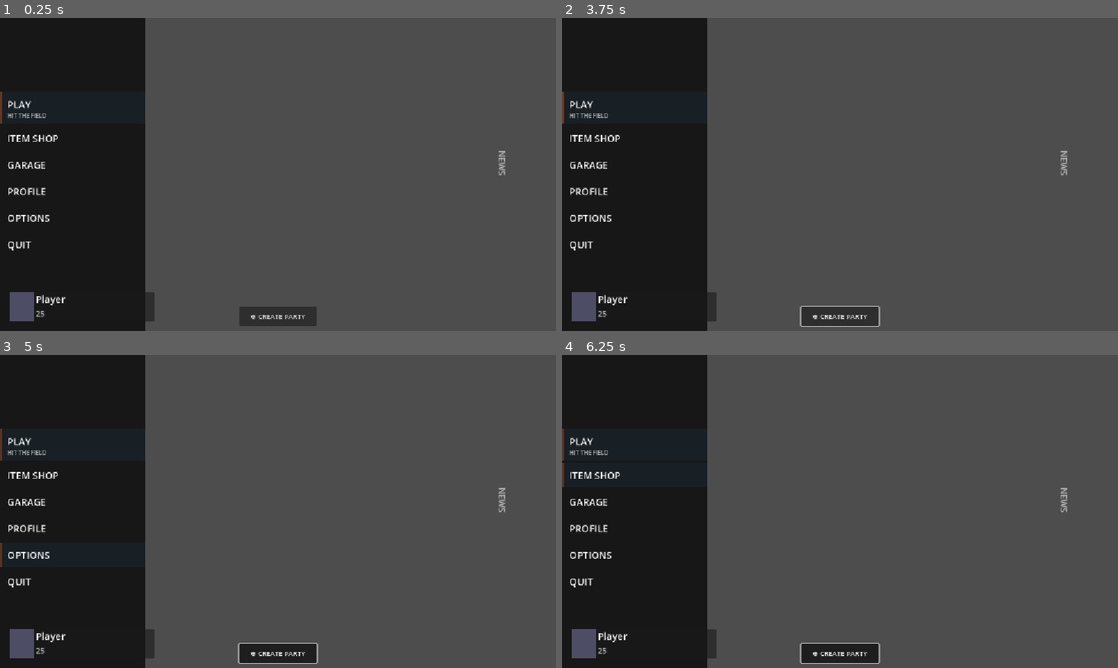
Above: before the commit, frames 1-4 (two rows, left to right).
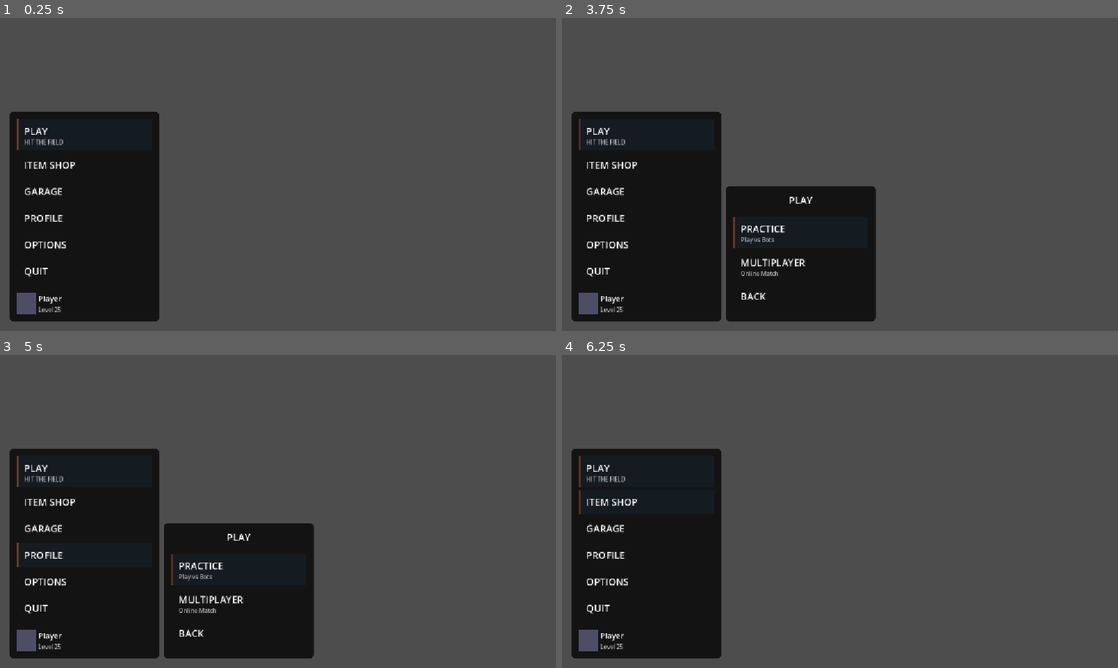
Above: after the commit, the same moments.

Repository: wize-logic/realmarble2
Game: Godot game, scene res://rl_main_menu.tscn
Same seed, same stepped clock (60 frames per second), same inputs: the game is played once before the commit and once after it. This scene is started directly instead of the project's main scene.
Inputs (mouse positions are in pixels of both pictures, inside the frame that each line leads up to):
- Up to frame 1 (0.25 s): no input
- Up to frame 2 (3.75 s): click (840, 315) at 0.5 s, where only the run before the commit has a clickable "⊕ CREATE PARTY"; tap Enter (ui_accept) at 1.25, 2.27, 2.3, 2.57 s; move the mouse to (634, 108) at 1.27 s; hold D (right) 1.28-2.03 s; hold Enter (ui_accept) 1.28-2.03 s; click (634, 108) at 1.42 s; move the mouse to (634, 136) at 2.02 s; hold Down (ui_down) 2.03-2.78 s; tap C (capture) at 2.1 s; click (634, 136) at 2.17 s; tap F (respawn) at 2.75 s; move the mouse to (634, 165) at 2.77 s; hold D (right) 2.78-3.53 s; hold Enter (ui_accept) 2.78-3.53 s; tap E (use_ability) at 2.85 s; click (634, 165) at 2.92 s; move the mouse to (634, 190) at 3.52 s; hold Up (ui_up) from 3.53 s (still down); tap Space at 3.6 s; click (634, 190) at 3.67 s
- Up to frame 3 (5 s): tap Enter (ui_accept) at 3.77, 3.8, 4.07 s; move the mouse to (72, 555) at 4.27 s; release Up (ui_up) at 4.28 s; hold A (left) from 4.28 s (still down); hold Enter (ui_accept) from 4.28 s (still down); tap O at 4.35 s; click (72, 555) at 4.42 s
- Up to frame 4 (6.25 s): tap F (respawn) at 5 s; move the mouse to (634, 580) at 5.02 s; release Enter (ui_accept) at 5.03 s; tap Shift at 5.1 s; click (634, 580) at 5.17 s; tap Enter (ui_accept) at 5.27, 5.3, 5.57 s; move the mouse to (867, 511) at 5.77 s; release A (left) at 5.78 s; hold Down (ui_down) from 5.78 s (still down); hold Enter (ui_accept) from 5.78 s (still down); click (867, 511) at 5.92 s

The runs differ from the first frame. In frame 1, 14% of the frame differs, in the area x 0-91%, y 0-100%; in frame 2, 25%; in frame 3, 24%; in frame 4, 14%.

Commit message:
Fix menu issues: flickering, positioning, and play button submenu
Fixes:
- Fixed button flickering by using property setters instead of _process()
- Menu now positioned in bottom left corner only (300x280 size)
- Menu takes up medium-sized portion instead of full sidebar
- Removed CREATE PARTY button
- Removed NEWS label
- Play button now opens submenu with PRACTICE and MULTIPLAYER options
- Submenu appears next to main menu with proper focus management
- Press ESC/Cancel to go back from submenu
- Player info (name/level) integrated into bottom of main menu

Play Submenu Options:
- PRACTICE: Play vs Bots (subtitle "Play vs Bots")
- MULTIPLAYER: Online Match (subtitle "Online Match")
- BACK: Return to main menu

Navigation:
- Works with keyboard arrows and gamepad D-pad
- Enter/A button to select
- ESC/B button to go back from submenu
- Focus properly switches between main menu and submenu

Diff:
--- a/rl_main_menu.tscn
+++ b/rl_main_menu.tscn
@@ -4,7 +4,11 @@
 [ext_resource type="PackedScene" uid="uid://rl_menu_button" path="res://rl_menu_button.tscn" id="2"]
 
 [sub_resource type="StyleBoxFlat" id="StyleBoxFlat_sidebar"]
-bg_color = Color(0, 0, 0, 0.7)
+bg_color = Color(0, 0, 0, 0.75)
+corner_radius_top_left = 8
+corner_radius_top_right = 8
+corner_radius_bottom_right = 8
+corner_radius_bottom_left = 8
 
 [sub_resource type="StyleBoxFlat" id="StyleBoxFlat_music"]
 bg_color = Color(0, 0, 0, 0.8)
@@ -28,117 +32,137 @@
 mouse_filter = 2
 script = ExtResource("1")
 
-[node name="LeftSidebar" type="PanelContainer" parent="."]
-layout_mode = 1
-anchors_preset = 9
-anchor_bottom = 1.0
-offset_right = 300.0
-grow_vertical = 2
+[node name="BottomLeftMenu" type="PanelContainer" parent="."]
+layout_mode = 1
+anchors_preset = 2
+anchor_top = 1.0
+anchor_bottom = 1.0
+offset_left = 20.0
+offset_top = -300.0
+offset_right = 320.0
+offset_bottom = -20.0
+grow_vertical = 0
 theme_override_styles/panel = SubResource("StyleBoxFlat_sidebar")
 
-[node name="MenuButtons" type="VBoxContainer" parent="LeftSidebar"]
-layout_mode = 2
-size_flags_vertical = 4
+[node name="MarginContainer" type="MarginContainer" parent="BottomLeftMenu"]
+layout_mode = 2
+theme_override_constants/margin_left = 15
+theme_override_constants/margin_top = 15
+theme_override_constants/margin_right = 15
+theme_override_constants/margin_bottom = 15
+
+[node name="VBoxContainer" type="VBoxContainer" parent="BottomLeftMenu/MarginContainer"]
+layout_mode = 2
+theme_override_constants/separation = 8
+
+[node name="MenuButtons" type="VBoxContainer" parent="BottomLeftMenu/MarginContainer/VBoxContainer"]
+layout_mode = 2
 theme_override_constants/separation = 5
 
-[node name="PlayButton" parent="LeftSidebar/MenuButtons" instance=ExtResource("2")]
+[node name="PlayButton" parent="BottomLeftMenu/MarginContainer/VBoxContainer/MenuButtons" instance=ExtResource("2")]
 layout_mode = 2
 button_text = "PLAY"
 subtitle_text = "HIT THE FIELD"
 is_highlighted = true
 
-[node name="ItemShopButton" parent="LeftSidebar/MenuButtons" instance=ExtResource("2")]
+[node name="ItemShopButton" parent="BottomLeftMenu/MarginContainer/VBoxContainer/MenuButtons" instance=ExtResource("2")]
 layout_mode = 2
 button_text = "ITEM SHOP"
 
-[node name="GarageButton" parent="LeftSidebar/MenuButtons" instance=ExtResource("2")]
+[node name="GarageButton" parent="BottomLeftMenu/MarginContainer/VBoxContainer/MenuButtons" instance=ExtResource("2")]
 layout_mode = 2
 button_text = "GARAGE"
 
-[node name="ProfileButton" parent="LeftSidebar/MenuButtons" instance=ExtResource("2")]
+[node name="ProfileButton" parent="BottomLeftMenu/MarginContainer/VBoxContainer/MenuButtons" instance=ExtResource("2")]
 layout_mode = 2
 button_text = "PROFILE"
 
-[node name="OptionsButton" parent="LeftSidebar/MenuButtons" instance=ExtResource("2")]
+[node name="OptionsButton" parent="BottomLeftMenu/MarginContainer/VBoxContainer/MenuButtons" instance=ExtResource("2")]
 layout_mode = 2
 button_text = "OPTIONS"
 
-[node name="QuitButton" parent="LeftSidebar/MenuButtons" instance=ExtResource("2")]
+[node name="QuitButton" parent="BottomLeftMenu/MarginContainer/VBoxContainer/MenuButtons" instance=ExtResource("2")]
 layout_mode = 2
 button_text = "QUIT"
 
-[node name="BottomLeft" type="Control" parent="."]
+[node name="HSeparator" type="HSeparator" parent="BottomLeftMenu/MarginContainer/VBoxContainer"]
+layout_mode = 2
+
+[node name="PlayerInfo" type="HBoxContainer" parent="BottomLeftMenu/MarginContainer/VBoxContainer"]
+layout_mode = 2
+
+[node name="Avatar" type="ColorRect" parent="BottomLeftMenu/MarginContainer/VBoxContainer/PlayerInfo"]
+custom_minimum_size = Vector2(40, 40)
+layout_mode = 2
+color = Color(0.3, 0.3, 0.4, 1)
+
+[node name="VBox" type="VBoxContainer" parent="BottomLeftMenu/MarginContainer/VBoxContainer/PlayerInfo"]
+layout_mode = 2
+size_flags_horizontal = 3
+
+[node name="PlayerName" type="Label" parent="BottomLeftMenu/MarginContainer/VBoxContainer/PlayerInfo/VBox"]
+layout_mode = 2
+theme_override_colors/font_color = Color(1, 1, 1, 1)
+theme_override_font_sizes/font_size = 16
+text = "Player"
+
+[node name="Level" type="Label" parent="BottomLeftMenu/MarginContainer/VBoxContainer/PlayerInfo/VBox"]
+layout_mode = 2
+theme_override_colors/font_color = Color(0.7, 0.7, 0.7, 1)
+theme_override_font_sizes/font_size = 12
+text = "Level 25"
+
+[node name="PlaySubmenu" type="PanelContainer" parent="."]
+visible = false
 layout_mode = 1
 anchors_preset = 2
 anchor_top = 1.0
 anchor_bottom = 1.0
-offset_top = -120.0
-offset_right = 350.0
-grow_vertical = 0
-
-[node name="PlayerCard" type="PanelContainer" parent="BottomLeft"]
-layout_mode = 1
-anchors_preset = 2
-anchor_top = 1.0
-anchor_bottom = 1.0
-offset_left = 20.0
-offset_top = -80.0
-offset_right = 320.0
+offset_left = 340.0
+offset_top = -300.0
+offset_right = 640.0
 offset_bottom = -20.0
 grow_vertical = 0
-
-[node name="HBox" type="HBoxContainer" parent="BottomLeft/PlayerCard"]
-layout_mode = 2
-
-[node name="Avatar" type="ColorRect" parent="BottomLeft/PlayerCard/HBox"]
-custom_minimum_size = Vector2(50, 50)
-layout_mode = 2
-color = Color(0.3, 0.3, 0.4, 1)
-
-[node name="VBox" type="VBoxContainer" parent="BottomLeft/PlayerCard/HBox"]
-layout_mode = 2
-size_flags_horizontal = 3
-
-[node name="PlayerName" type="Label" parent="BottomLeft/PlayerCard/HBox/VBox"]
+theme_override_styles/panel = SubResource("StyleBoxFlat_sidebar")
+
+[node name="MarginContainer" type="MarginContainer" parent="PlaySubmenu"]
+layout_mode = 2
+theme_override_constants/margin_left = 15
+theme_override_constants/margin_top = 15
+theme_override_constants/margin_right = 15
+theme_override_constants/margin_bottom = 15
+
+[node name="VBoxContainer" type="VBoxContainer" parent="PlaySubmenu/MarginContainer"]
+layout_mode = 2
+theme_override_constants/separation = 8
+
+[node name="TitleLabel" type="Label" parent="PlaySubmenu/MarginContainer/VBoxContainer"]
 layout_mode = 2
 theme_override_colors/font_color = Color(1, 1, 1, 1)
 theme_override_font_sizes/font_size = 20
-text = "Player"
-
-[node name="Level" type="Label" parent="BottomLeft/PlayerCard/HBox/VBox"]
-layout_mode = 2
-theme_override_colors/font_color = Color(0.8, 0.8, 0.8, 1)
-theme_override_font_sizes/font_size = 16
-text = "25"
-
-[node name="BottomCenter" type="Control" parent="."]
-layout_mode = 1
-anchors_preset = 7
-anchor_left = 0.5
-anchor_top = 1.0
-anchor_right = 0.5
-anchor_bottom = 1.0
-offset_left = -100.0
-offset_top = -60.0
-offset_right = 100.0
-grow_horizontal = 2
-grow_vertical = 0
-
-[node name="CreatePartyButton" type="Button" parent="BottomCenter"]
-layout_mode = 1
-anchors_preset = 8
-anchor_left = 0.5
-anchor_top = 0.5
-anchor_right = 0.5
-anchor_bottom = 0.5
-offset_left = -80.0
-offset_top = -20.0
-offset_right = 80.0
-offset_bottom = 20.0
-grow_horizontal = 2
-grow_vertical = 2
-theme_override_font_sizes/font_size = 14
-text = "⊕ CREATE PARTY"
+text = "PLAY"
+horizontal_alignment = 1
+
+[node name="HSeparator" type="HSeparator" parent="PlaySubmenu/MarginContainer/VBoxContainer"]
+layout_mode = 2
+
+[node name="SubmenuButtons" type="VBoxContainer" parent="PlaySubmenu/MarginContainer/VBoxContainer"]
+layout_mode = 2
+theme_override_constants/separation = 5
+
+[node name="PracticeButton" parent="PlaySubmenu/MarginContainer/VBoxContainer/SubmenuButtons" instance=ExtResource("2")]
+layout_mode = 2
+button_text = "PRACTICE"
+subtitle_text = "Play vs Bots"
+
+[node name="MultiplayerButton" parent="PlaySubmenu/MarginContainer/VBoxContainer/SubmenuButtons" instance=ExtResource("2")]
+layout_mode = 2
+button_text = "MULTIPLAYER"
+subtitle_text = "Online Match"
+
+[node name="BackButton" parent="PlaySubmenu/MarginContainer/VBoxContainer/SubmenuButtons" instance=ExtResource("2")]
+layout_mode = 2
+button_text = "BACK"
 
 [node name="BottomRight" type="Control" parent="."]
 layout_mode = 1
@@ -192,25 +216,6 @@
 theme_override_font_sizes/font_size = 12
 text = "🎵 Listen on Spotify"
 
-[node name="NewsLabel" type="Label" parent="."]
-layout_mode = 1
-anchors_preset = 6
-anchor_left = 1.0
-anchor_top = 0.5
-anchor_right = 1.0
-anchor_bottom = 0.5
-offset_left = -40.0
-offset_top = -50.0
-offset_right = -10.0
-offset_bottom = 50.0
-grow_horizontal = 0
-grow_vertical = 2
-rotation = 1.5708
-theme_override_colors/font_color = Color(1, 1, 1, 0.6)
-theme_override_font_sizes/font_size = 18
-text = "NEWS"
-vertical_alignment = 1
-
 [node name="HoverSound" type="AudioStreamPlayer" parent="."]
 volume_db = -10.0
 
--- a/scripts/ui/menu/rl_main_menu.gd
+++ b/scripts/ui/menu/rl_main_menu.gd
@@ -1,20 +1,21 @@
 extends Control
 class_name RLMainMenu
 
-## True Rocket League-style main menu with left sidebar
+## Rocket League-style main menu positioned in bottom left
 
-signal play_pressed
+signal practice_pressed
+signal multiplayer_pressed
 signal item_shop_pressed
 signal garage_pressed
 signal profile_pressed
 signal options_pressed
 signal quit_pressed
-signal multiplayer_pressed
 
-@onready var buttons_container: VBoxContainer = $LeftSidebar/MenuButtons
-@onready var player_card: Control = $BottomLeft/PlayerCard
-@onready var player_name_label: Label = $BottomLeft/PlayerCard/PlayerName
-@onready var player_level_label: Label = $BottomLeft/PlayerCard/Level
+@onready var main_buttons_container: VBoxContainer = $BottomLeftMenu/MarginContainer/VBoxContainer/MenuButtons
+@onready var submenu_buttons_container: VBoxContainer = $PlaySubmenu/MarginContainer/VBoxContainer/SubmenuButtons
+@onready var play_submenu: PanelContainer = $PlaySubmenu
+@onready var player_name_label: Label = $BottomLeftMenu/MarginContainer/VBoxContainer/PlayerInfo/VBox/PlayerName
+@onready var player_level_label: Label = $BottomLeftMenu/MarginContainer/VBoxContainer/PlayerInfo/VBox/Level
 @onready var music_notification: PanelContainer = $BottomRight/MusicNotification
 @onready var track_title_label: Label = $BottomRight/MusicNotification/HBox/VBox/TrackTitle
 @onready var track_artist_label: Label = $BottomRight/MusicNotification/HBox/VBox/TrackArtist
@@ -22,7 +23,9 @@
 @onready var select_sound: AudioStreamPlayer = $SelectSound
 
 var menu_buttons: Array[RLMenuButton] = []
+var submenu_buttons: Array[RLMenuButton] = []
 var current_focus_index: int = 0
+var in_submenu: bool = false
 
 func _ready() -> void:
 	# Generate placeholder sounds
@@ -34,6 +37,8 @@
 	# Set up button sounds
 	for button in menu_buttons:
 		button.set_sounds(hover_sound, select_sound)
+	for button in submenu_buttons:
+		button.set_sounds(hover_sound, select_sound)
 
 	# Focus first button
 	if menu_buttons.size() > 0:
@@ -42,7 +47,9 @@
 	# Set up player card
 	setup_player_card()
 
-	# Initially hide music notification
+	# Initially hide submenu and music notification
+	if play_submenu:
+		play_submenu.visible = false
 	if music_notification:
 		music_notification.visible = false
 
@@ -63,43 +70,57 @@
 	elif event.is_action_pressed("ui_accept"):
 		activate_current_button()
 		accept_event()
+	elif event.is_action_pressed("ui_cancel"):
+		if in_submenu:
+			hide_submenu()
+			accept_event()
 
 func collect_buttons() -> void:
 	menu_buttons.clear()
-	for child in buttons_container.get_children():
+	for child in main_buttons_container.get_children():
 		if child is RLMenuButton:
 			menu_buttons.append(child)
-			child.button_pressed.connect(_on_button_pressed.bind(child))
+			child.button_pressed.connect(_on_main_button_pressed.bind(child))
+
+	submenu_buttons.clear()
+	for child in submenu_buttons_container.get_children():
+		if child is RLMenuButton:
+			submenu_buttons.append(child)
+			child.button_pressed.connect(_on_submenu_button_pressed.bind(child))
 
 func navigate_down() -> void:
-	if menu_buttons.size() == 0:
+	var buttons: Array[RLMenuButton] = submenu_buttons if in_submenu else menu_buttons
+	if buttons.size() == 0:
 		return
-	if current_focus_index >= 0 and current_focus_index < menu_buttons.size():
-		menu_buttons[current_focus_index].focus_exited()
-	current_focus_index = (current_focus_index + 1) % menu_buttons.size()
+	if current_focus_index >= 0 and current_focus_index < buttons.size():
+		buttons[current_focus_index].focus_exited()
+	current_focus_index = (current_focus_index + 1) % buttons.size()
 	focus_button(current_focus_index)
 
 func navigate_up() -> void:
-	if menu_buttons.size() == 0:
+	var buttons: Array[RLMenuButton] = submenu_buttons if in_submenu else menu_buttons
+	if buttons.size() == 0:
 		return
-	if current_focus_index >= 0 and current_focus_index < menu_buttons.size():
-		menu_buttons[current_focus_index].focus_exited()
-	current_focus_index = (current_focus_index - 1 + menu_buttons.size()) % menu_buttons.size()
+	if current_focus_index >= 0 and current_focus_index < buttons.size():
+		buttons[current_focus_index].focus_exited()
+	current_focus_index = (current_focus_index - 1 + buttons.size()) % buttons.size()
 	focus_button(current_focus_index)
 
 func focus_button(index: int) -> void:
-	if index >= 0 and index < menu_buttons.size():
+	var buttons: Array[RLMenuButton] = submenu_buttons if in_submenu else menu_buttons
+	if index >= 0 and index < buttons.size():
 		current_focus_index = index
-		menu_buttons[index].focus_entered()
+		buttons[index].focus_entered()
 
 func activate_current_button() -> void:
-	if current_focus_index >= 0 and current_focus_index < menu_buttons.size():
-		menu_buttons[current_focus_index]._activate()
+	var buttons: Array[RLMenuButton] = submenu_buttons if in_submenu else menu_buttons
+	if current_focus_index >= 0 and current_focus_index < buttons.size():
+		buttons[current_focus_index]._activate()
 
-func _on_button_pressed(button: RLMenuButton) -> void:
+func _on_main_button_pressed(button: RLMenuButton) -> void:
 	match button.name:
 		"PlayButton":
-			play_pressed.emit()
+			show_submenu()
 		"ItemShopButton":
 			item_shop_pressed.emit()
 		"GarageButton":
@@ -111,11 +132,50 @@
 		"QuitButton":
 			quit_pressed.emit()
 
+func _on_submenu_button_pressed(button: RLMenuButton) -> void:
+	match button.name:
+		"PracticeButton":
+			practice_pressed.emit()
+			hide_submenu()
+		"MultiplayerButton":
+			multiplayer_pressed.emit()
+			hide_submenu()
+		"BackButton":
+			hide_submenu()
+
+func show_submenu() -> void:
+	in_submenu = true
+	if play_submenu:
+		play_submenu.visible = true
+
+	# Clear focus from main menu
+	if current_focus_index >= 0 and current_focus_index < menu_buttons.size():
+		menu_buttons[current_focus_index].focus_exited()
+
+	# Focus first submenu button
+	current_focus_index = 0
+	if submenu_buttons.size() > 0:
+		submenu_buttons[0].focus_entered()
+
+func hide_submenu() -> void:
+	in_submenu = false
+	if play_submenu:
+		play_submenu.visible = false
+
+	# Clear focus from submenu
+	if current_focus_index >= 0 and current_focus_index < submenu_buttons.size():
+		submenu_buttons[current_focus_index].focus_exited()
+
+	# Focus first main menu button
+	current_focus_index = 0
+	if menu_buttons.size() > 0:
+		menu_buttons[0].focus_entered()
+
 func setup_player_card() -> void:
 	if player_name_label:
 		player_name_label.text = "Player"
 	if player_level_label:
-		player_level_label.text = "25"
+		player_level_label.text = "Level 25"
 
 func show_music_notification(track_title: String, artist: String) -> void:
 	if music_notification and track_title_label and track_artist_label:
--- a/scripts/ui/menu/rl_menu_button.gd
+++ b/scripts/ui/menu/rl_menu_button.gd
@@ -9,8 +9,14 @@
 @export var subtitle_text: String = ""
 @export var is_highlighted: bool = false
 
-var is_hovered: bool = false
-var is_focused: bool = false
+var is_hovered: bool = false:
+	set(value):
+		is_hovered = value
+		update_appearance()
+var is_focused: bool = false:
+	set(value):
+		is_focused = value
+		update_appearance()
 
 @onready var main_label: Label = $MainLabel
 @onready var subtitle_label: Label = $SubtitleLabel
@@ -19,6 +25,7 @@
 
 var hover_sound: AudioStreamPlayer
 var select_sound: AudioStreamPlayer
+var pulse_time: float = 0.0
 
 func _ready() -> void:
 	if main_label:
@@ -40,7 +47,12 @@
 	gui_input.connect(_on_gui_input)
 
 func _process(delta: float) -> void:
-	update_appearance()
+	# Only animate pulse when active
+	if is_hovered or is_focused or is_highlighted:
+		pulse_time += delta
+		if edge_glow:
+			var pulse: float = (sin(pulse_time * 3.0) + 1.0) * 0.5
+			edge_glow.modulate = Color(1.0, 0.6, 0.2, 0.4 + pulse * 0.3)
 
 func update_appearance() -> void:
 	var active: bool = is_hovered or is_focused or is_highlighted
@@ -52,8 +64,8 @@
 
 	if edge_glow:
 		edge_glow.visible = active
-		var pulse: float = (sin(Time.get_ticks_msec() * 0.002) + 1.0) * 0.5
-		edge_glow.modulate = Color(1.0, 0.6, 0.2, 0.4 + pulse * 0.3) if active else Color.TRANSPARENT
+		if not active:
+			edge_glow.modulate = Color.TRANSPARENT
 
 func _on_mouse_entered() -> void:
 	is_hovered = true
--- a/world.tscn
+++ b/world.tscn
@@ -452,7 +452,8 @@
 [connection signal="pressed" from="Menu/Options/MarginContainer/VBoxContainer/Back" to="Menu/PauseMenu/MarginContainer/VBoxContainer/Options" method="_on_back_pressed"]
 [connection signal="pressed" from="Menu/PauseMenu/MarginContainer/VBoxContainer/Resume" to="." method="_on_resume_pressed"]
 [connection signal="pressed" from="Menu/PauseMenu/MarginContainer/VBoxContainer/Options" to="." method="_on_options_pressed"]
-[connection signal="play_pressed" from="Menu/MainMenu" to="." method="_on_play_pressed"]
+[connection signal="practice_pressed" from="Menu/MainMenu" to="." method="_on_play_pressed"]
+[connection signal="multiplayer_pressed" from="Menu/MainMenu" to="." method="_on_multiplayer_button_pressed"]
 [connection signal="item_shop_pressed" from="Menu/MainMenu" to="." method="_on_item_shop_pressed"]
 [connection signal="garage_pressed" from="Menu/MainMenu" to="." method="_on_garage_pressed"]
 [connection signal="profile_pressed" from="Menu/MainMenu" to="." method="_on_profile_pressed"]
